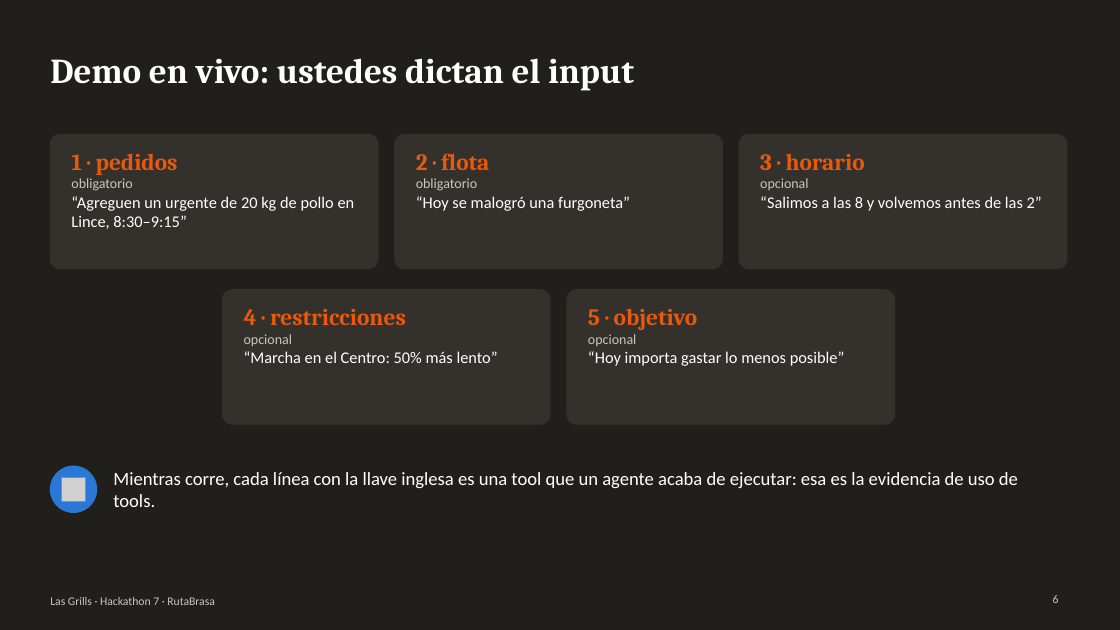
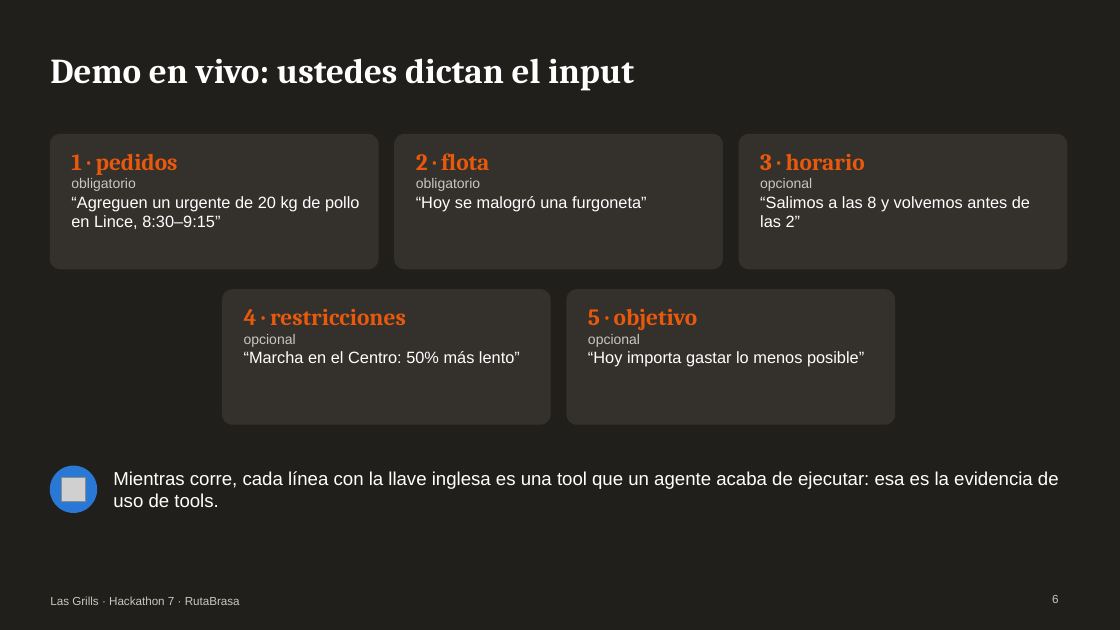
Before and after one commit to nayeli-guzman/multi-agent-groq, a slide deck: slide 6 of entregables/Presentacion_LasGrills_Hackathon7.pptx. Drawn at 1120x630 pixels with LibreOffice and Linux fonts; fonts in the diff are those of the drawing; grey boxes stand for pictures. Boxes give left, top, right and bottom in pixels: in the first picture for what was removed or moved away, otherwise in the second. Text is boxed around its words. In the diff, an @@ line names an element or a change of style, - is before the commit and + after.

```diff
--- a/entregables/Presentacion_LasGrills_Hackathon7.pptx
+++ b/entregables/Presentacion_LasGrills_Hackathon7.pptx
@@ text at <box>71,178,360,229</box>: font Calibri to Arial in "obligatorio", "“Agreguen un urgente de 20 kg de ..." @@
@@ text at <box>416,178,647,211</box>: font Calibri to Arial in "obligatorio", "“Hoy se malogró una furgoneta”" @@
@@ text at <box>760,178,1030,227</box>: font Calibri to Arial in "opcional", "“Salimos a las 8 y volvemos antes ..." @@
@@ text at <box>244,334,520,363</box>: font Calibri to Arial in "opcional", "“Marcha en el Centro: 50% más lento”" @@
@@ text at <box>588,334,864,367</box>: font Calibri to Arial in "opcional", "“Hoy importa gastar lo menos posible”" @@
@@ text "Mientras corre, cada línea con ..." at <box>113,471,1059,507</box>: font Calibri to Arial @@
@@ text "Las Grills · Hackathon 7 ..." at <box>50,596,240,605</box>: font Calibri to Arial @@
```
Also in this commit, not shown: 7 other slides changed, 10 other files.
